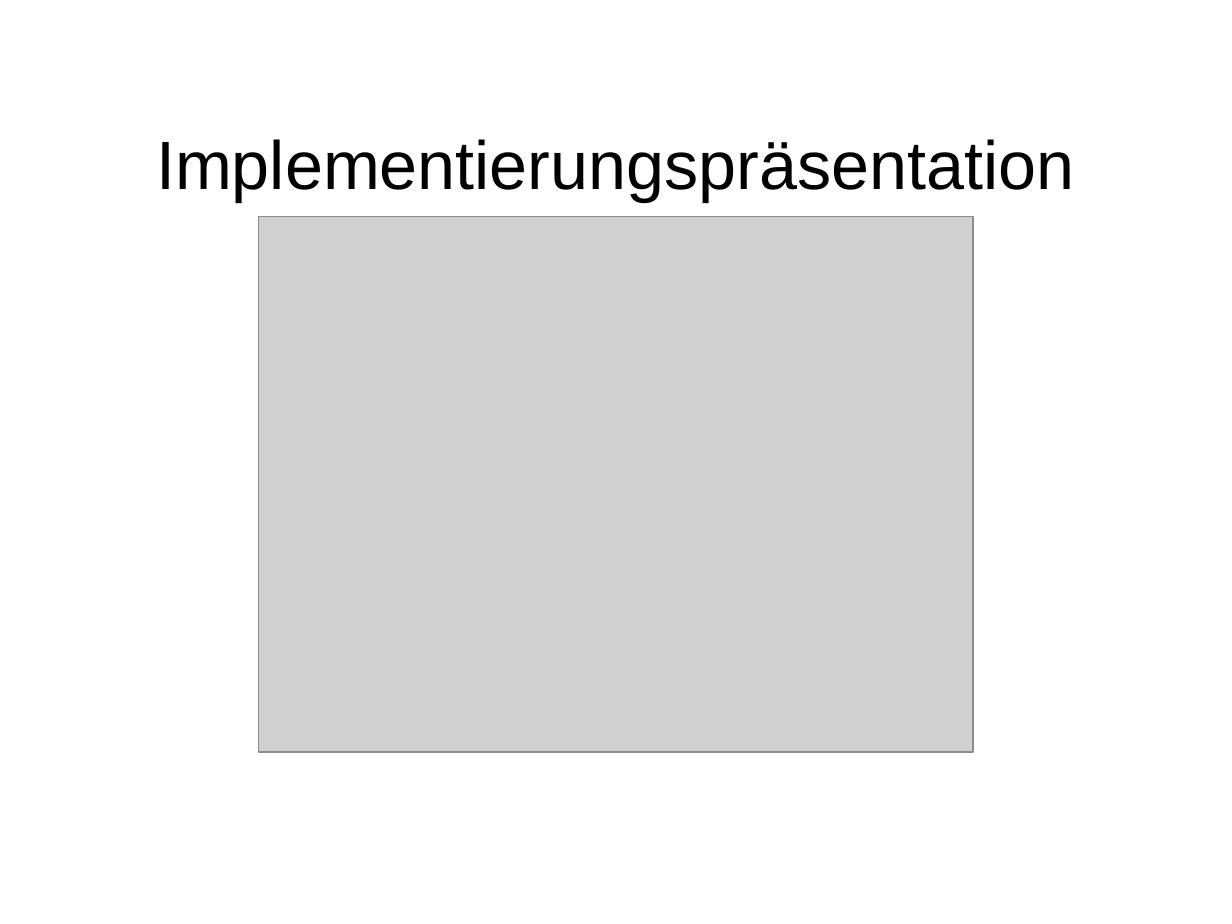
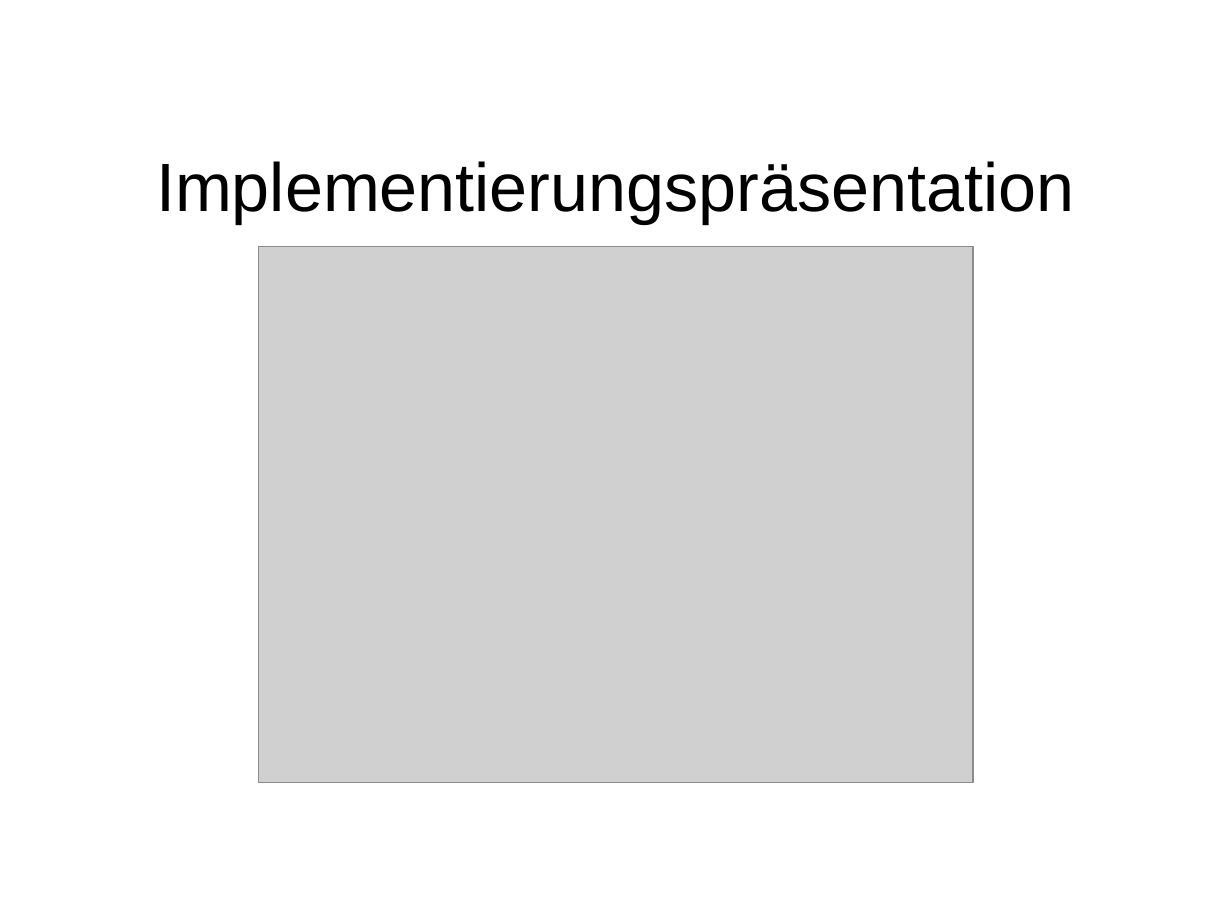
Before and after one commit to justin-hecht/pse-wahlverfahren, a slide deck: slide 1 of Implementierung/Präsentation/Präsentation.odp. Drawn at 1232x924 pixels with LibreOffice and Linux fonts; fonts in the diff are those of the drawing; grey boxes stand for pictures; background and template pictures are left out. Boxes give left, top, right and bottom in pixels: in the first picture for what was removed or moved away, otherwise in the second. Text is boxed around its words. In the diff, an @@ line names an element or a change of style, - is before the commit and + after.

```diff
--- a/Implementierung/Präsentation/Präsentation.odp
+++ b/Implementierung/Präsentation/Präsentation.odp
@@ title "Implementierungspräsentation": place and size @@
-title "Implementierungspräsentation" at (156,139,1074,202)
+title "Implementierungspräsentation" at (156,161,1074,223)
@@ picture: place and size @@
-picture at (258,216,973,751)
+picture at (258,246,973,781)
```
Also in this commit, not shown: 13 other slides changed, 2 slides added, 2 slides removed, 2 other files.
